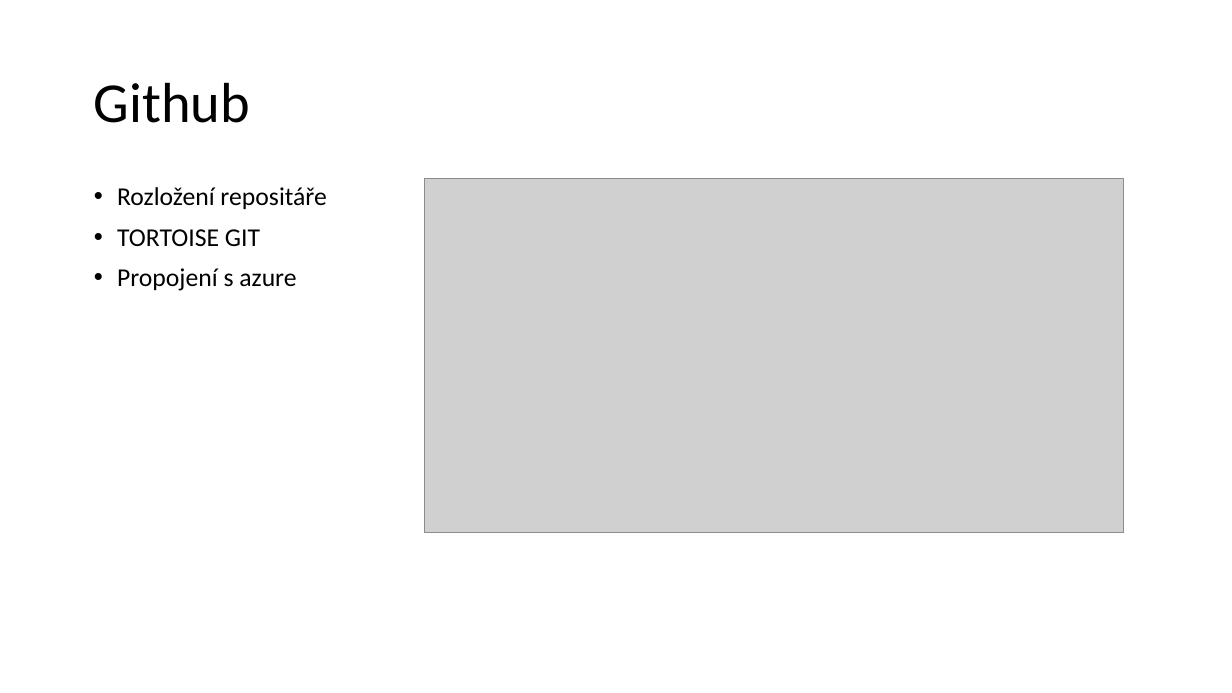
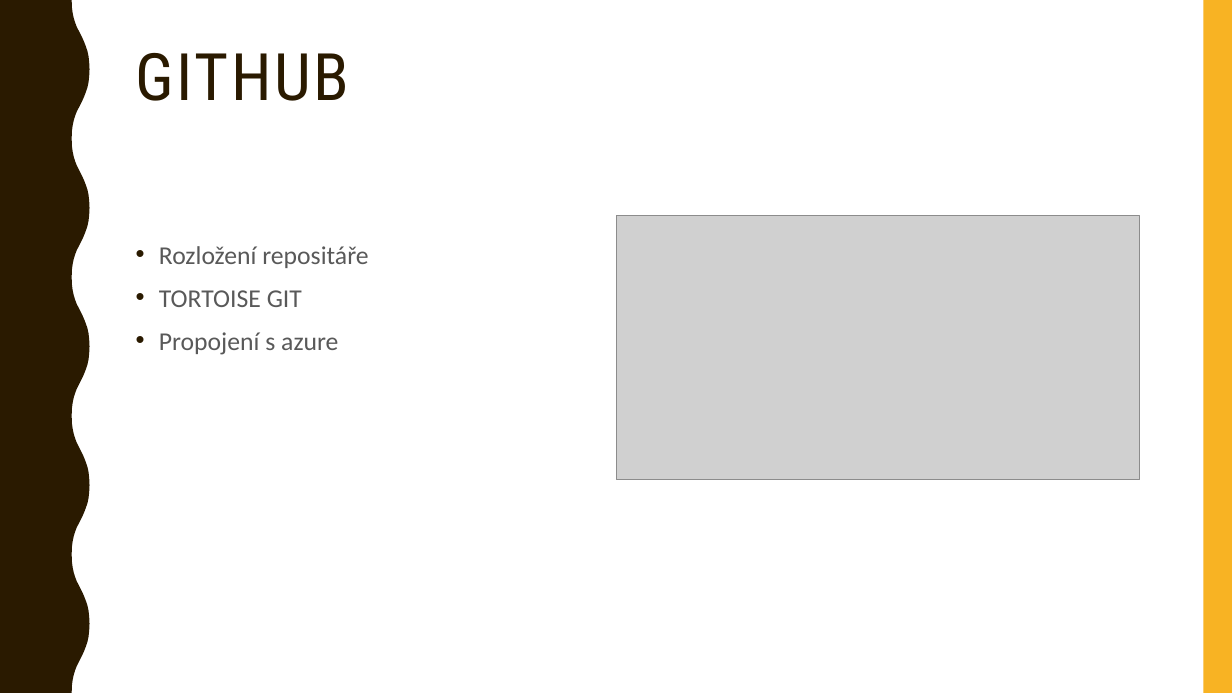
Before and after one commit to hruska07/Apollo13, a slide deck: slide 5 of docs/Apollo 13 - Logos Polytechnikos.pptx. Drawn at 1232x693 pixels with LibreOffice and Linux fonts; fonts in the diff are those of the drawing; grey boxes stand for pictures. Boxes give left, top, right and bottom in pixels: in the first picture for what was removed or moved away, otherwise in the second. Text is boxed around its words. In the diff, an @@ line names an element or a change of style, - is before the commit and + after.

```diff
--- a/docs/Apollo 13 - Logos Polytechnikos.pptx
+++ b/docs/Apollo 13 - Logos Polytechnikos.pptx
@@ freeform shape added at [0,0,90,693], fill #2A1A00 @@
@@ rectangle added at [1203,0,1232,693], fill #F8B323 @@
@@ text "GITHUB" at [136,53,350,101]: vertical alignment middle to top @@
@@ text at [136,53,350,101]: text changed; size 44 to 51 pt; font Calibri to Roboto Condensed; text colour #000000 to #2A1A00 @@
-Github
+GITHUB
@@ text "Rozložení repositáře": place and size @@
-text "Rozložení repositáře" at [117,187,326,291]
+text "Rozložení repositáře" at [159,246,368,355]
@@ text "Rozložení repositáře" at [159,246,368,355]: text colour #000000 to #595959; line spacing 0.9 to 1.1; less space between paragraphs @@
@@ picture: place and size @@
-picture at [425,179,1125,532]
+picture at [616,215,1140,480]
```
Also in this commit, not shown: 8 other slides changed, 4 slides added.
